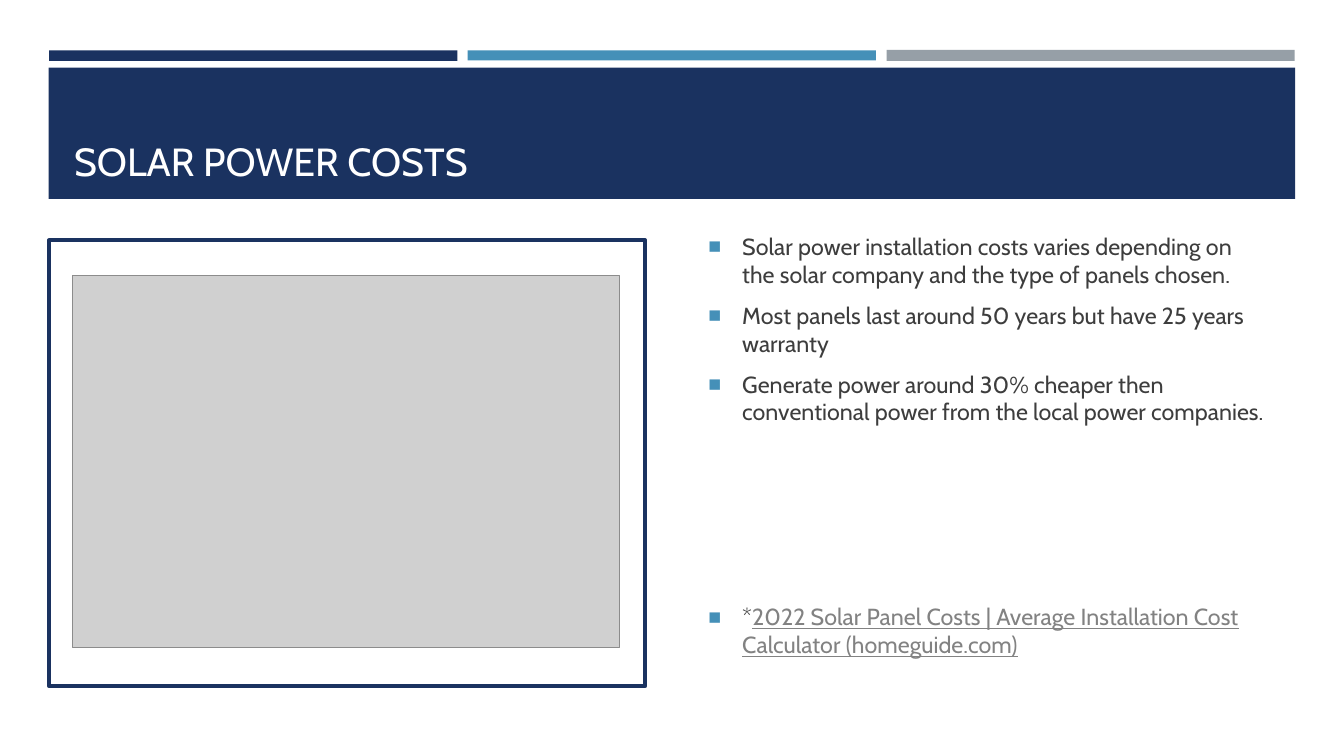
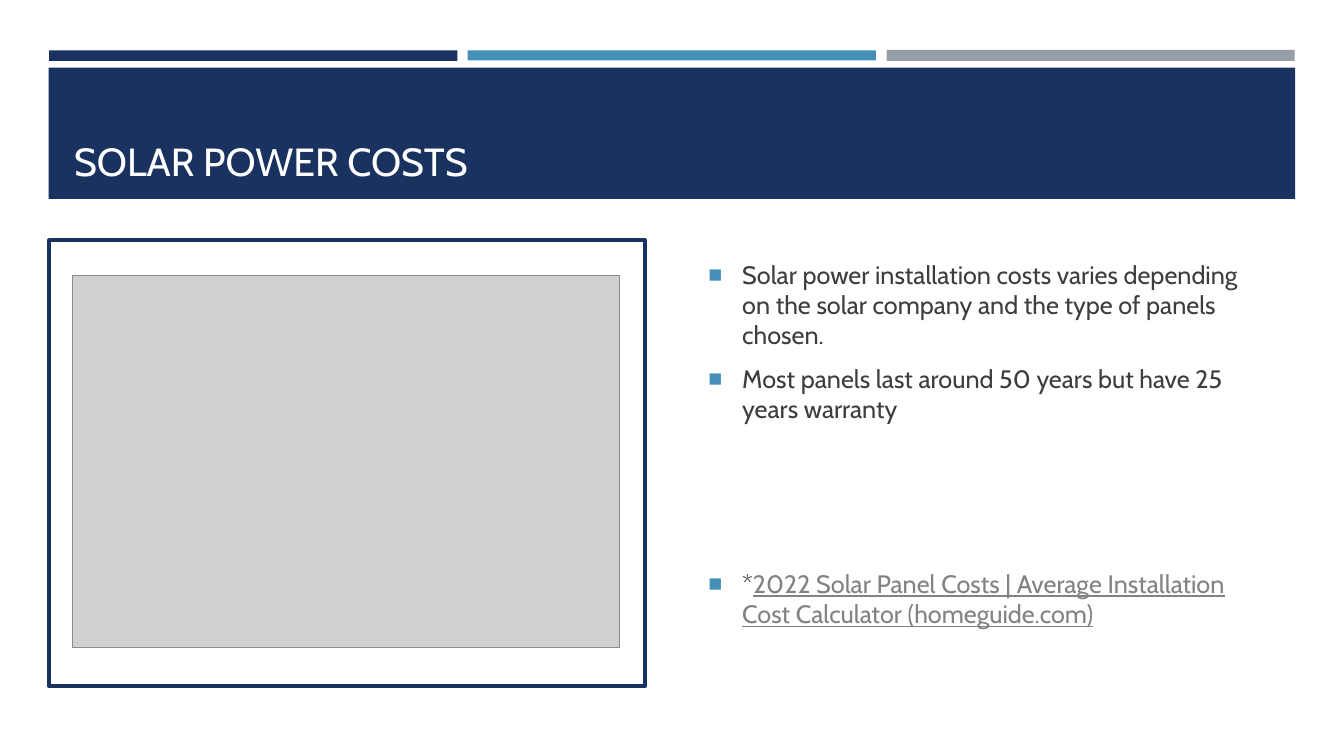
Before and after one commit to Claudy427/Final_Project, a slide deck: slide 14 of Solar Panels for homes.pptx. Drawn at 1344x756 pixels with LibreOffice and Linux fonts; fonts in the diff are those of the drawing; grey boxes stand for pictures. Boxes give left, top, right and bottom in pixels: in the first picture for what was removed or moved away, otherwise in the second. Text is boxed around its words. In the diff, an @@ line names an element or a change of style, - is before the commit and + after.

```diff
--- a/Solar Panels for homes.pptx
+++ b/Solar Panels for homes.pptx
@@ text "Solar power installation costs varies ..." at [742, 265, 1238, 629]: size 16.6 to 18 pt @@
@@ text at [742, 375, 1263, 426]: paragraph removed @@
-■ Generate power around 30% cheaper then conventional power from the local power companies.
```
Also in this commit, not shown: 10 other slides changed.
